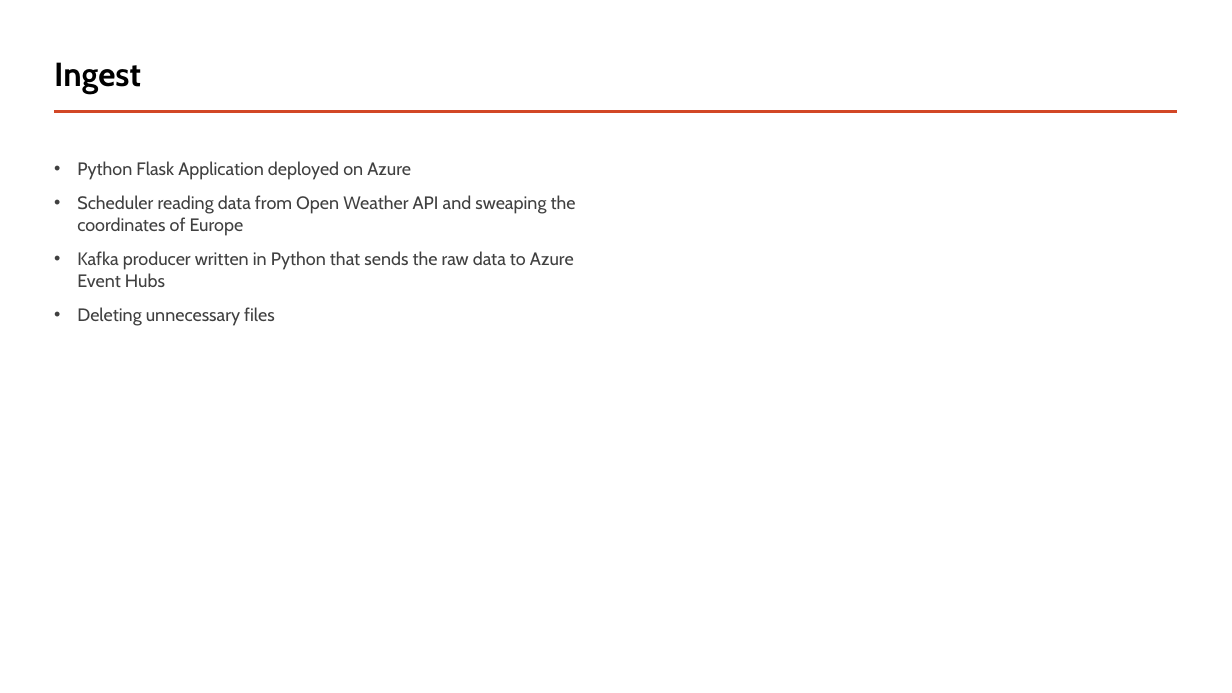
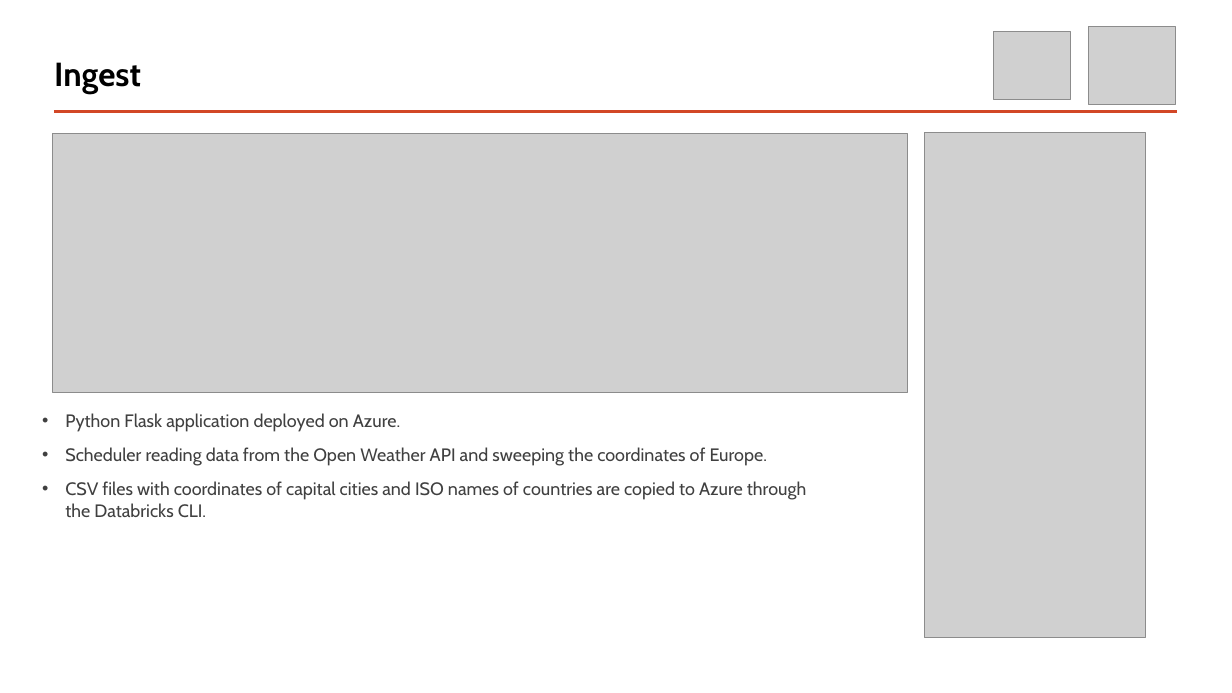
Before and after one commit to piotreks-uw-edu/kafka-weather-pipeline, a slide deck: slide 5 of Presentation/Processing Data on Air Pollution in Europe on Modern Data Platform.pptx. Drawn at 1232x693 pixels with LibreOffice and Linux fonts; fonts in the diff are those of the drawing; grey boxes stand for pictures. Boxes give left, top, right and bottom in pixels: in the first picture for what was removed or moved away, otherwise in the second. Text is boxed around its words. In the diff, an @@ line names an element or a change of style, - is before the commit and + after.

```diff
--- a/Presentation/Processing Data on Air Pollution in Europe on Modern Data Platform.pptx
+++ b/Presentation/Processing Data on Air Pollution in Europe on Modern Data Platform.pptx
@@ picture added at (x1=1089, y1=27, x2=1176, y2=104) @@
@@ picture added at (x1=994, y1=31, x2=1070, y2=100) @@
@@ picture added at (x1=53, y1=134, x2=908, y2=393) @@
@@ picture added at (x1=924, y1=132, x2=1145, y2=638) @@
@@ text at (x1=65, y1=413, x2=806, y2=517): text changed @@
-• Python Flask Application deployed on Azure
-• Scheduler reading data from Open Weather API and sweaping the coordinates of Europe
-• Kafka producer written in Python that sends the raw data to Azure Event Hubs
-• Deleting unnecessary files
+• Python Flask application deployed on Azure.
+• Scheduler reading data from the Open Weather API and sweeping the coordinates of Europe.
+• CSV files with coordinates of capital cities and ISO names of countries are copied to Azure through the Databricks CLI.
```
Also in this commit, not shown: 3 other slides changed, 12 slides added, 11 slides removed, 1 other file.
